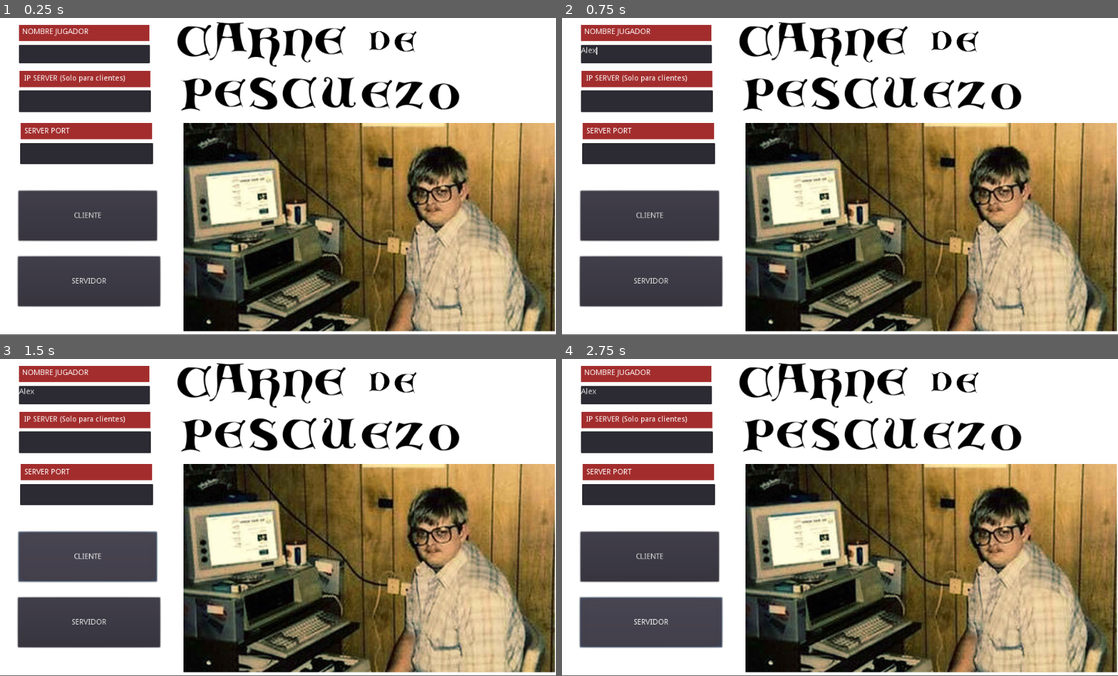
Above: before the commit, frames 1-4 (two rows, left to right).
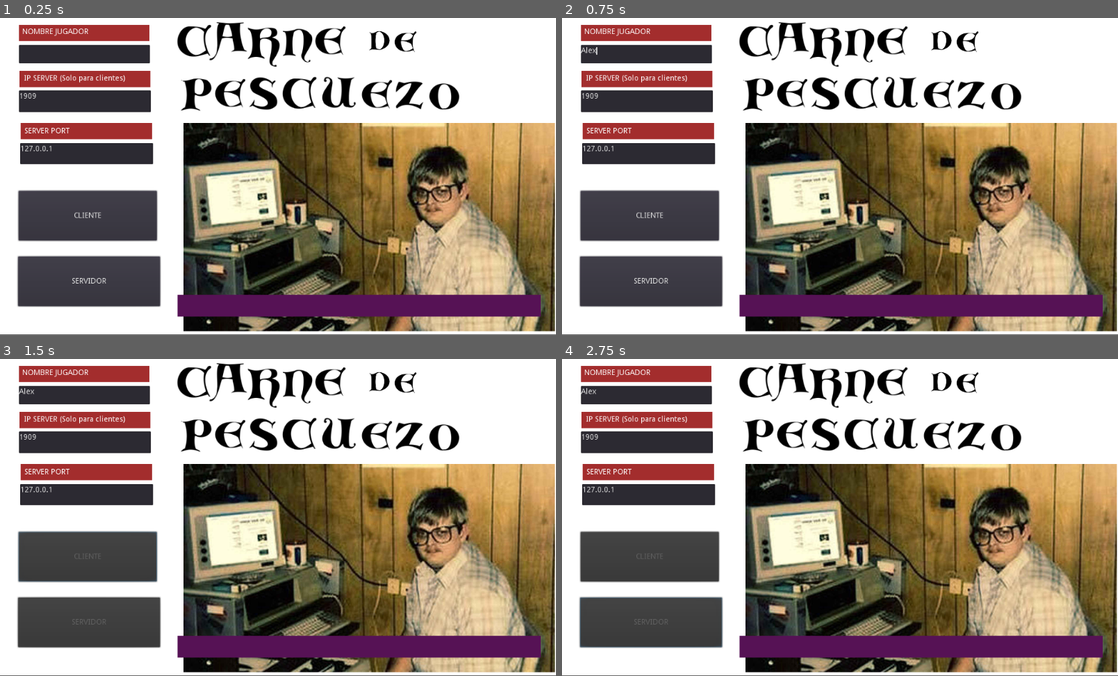
Above: after the commit, the same moments.

Repository: CycloPiStudio/juego_de_rol
Game: Godot game, scene res://escenas/Principal/Principal.tscn
Same seed, same stepped clock (60 frames per second), same inputs: the game is played once before the commit and once after it.
Inputs (mouse positions are in pixels of both pictures, inside the frame that each line leads up to):
- Up to frame 1 (0.25 s): no input
- Up to frame 2 (0.75 s): click (645, 52) at 0.52 s; type "Alex" at 0.6 s
- Up to frame 3 (1.5 s): click "CLIENTE" at 1.25 s
- Up to frame 4 (2.75 s): click (650, 622) at 2 s, where only the run before the commit has a clickable "SERVIDOR"

The runs differ from the first frame. In frame 1, 4.7% of the frame differs, in the area x 3-98%, y 23-95%; in frame 2, 4.7%; in frame 3, 4.8%; in frame 4, 4.8%.

Commit message:
Add files via upload

Diff:
--- a/juego rol/escenas/Principal/Principal.gd
+++ b/juego rol/escenas/Principal/Principal.gd
@@ -1,15 +1,21 @@
 extends Spatial
 
+onready var escenaMenuPrincipal = preload("res://menus/MenuPrincipal/Menuprincipal.tscn")
+#onready var Chat = get_tree().get_root().get_node("Chat")
+#onready var TextEditChat = get_node("Chat/TextEditChat")
 
-onready var escenaMenuPrincipal = preload("res://menus/MenuPrincipal/Menuprincipal.tscn")
+func _ready():
+	PonerEscena(escenaMenuPrincipal)
+
+# Para poner escenas
+func PonerEscena(escena):
+	var node = escena.instance()
+	add_child(node)
+
+# Para quitar escenas
+func QuitarEscena(escena):
+	get_tree().get_root().get_node(escena).queue_free()
 
 
-# Called when the node enters the scene tree for the first time.
-func _ready():
-	var node = escenaMenuPrincipal.instance()
-	add_child(node)
-
-
-# Called every frame. 'delta' is the elapsed time since the previous frame.
-#func _process(delta):
-#	pass
+# dejo anotado abajo en cada script la funcion de quitar de esta escena
+#QuitarEscena("Principal/Menuprincipal")
--- a/juego rol/escenas/Principal/Principal.tscn
+++ b/juego rol/escenas/Principal/Principal.tscn
@@ -1,6 +1,16 @@
-[gd_scene load_steps=2 format=2]
+[gd_scene load_steps=4 format=2]
 
 [ext_resource path="res://escenas/Principal/Principal.gd" type="Script" id=1]
+[ext_resource path="res://menus/chat/Chat.tscn" type="PackedScene" id=2]
+[ext_resource path="res://musica/Without_God_David_Fesliyan.wav" type="AudioStream" id=3]
 
 [node name="Principal" type="Spatial"]
 script = ExtResource( 1 )
+
+[node name="AudioStreamPlayer" type="AudioStreamPlayer" parent="."]
+stream = ExtResource( 3 )
+autoplay = true
+
+[node name="CapaChat" type="CanvasLayer" parent="."]
+
+[node name="Chat" parent="CapaChat" instance=ExtResource( 2 )]
--- a/juego rol/globales/GlobalServer.gd
+++ b/juego rol/globales/GlobalServer.gd
@@ -1,18 +1,27 @@
 extends Node
 var peer = NetworkedMultiplayerENet.new()
-onready var SERVER_IP = "127.0.0.1"
-onready var SERVER_PORT = 1909
-onready var MAX_PLAYERS = 8
+
+onready var JUGADORES_MAX : int = 8
+onready var EscenaPrincipal = get_tree().get_root().get_node("Principal")
+# Player info, associate ID to data
+onready var ListaJugadores : Array = []
+# Info we send to other players
+var Jugador : String
+var TextoChatList : RichTextLabel
+
 
 func create_server(SERVER_PORT):
 
-	peer.create_server(SERVER_PORT, MAX_PLAYERS)
+	peer.create_server(SERVER_PORT, JUGADORES_MAX)
 	get_tree().network_peer = peer
+	EscenaPrincipal.get_node("CapaChat/Chat").MostrarChat(true)
+	# Añado el servidor a la lista de Jugadores
+	ListaJugadores.append({"ID": 1 , "NOMBRE" : Jugador})
+	EscenaPrincipal.get_node("CapaChat/Chat").ResetearTextListaJugadores(ListaJugadores)
 	print("servidor iniciado")
 
 	peer.connect("peer_connected", self, "_Peer_Connected")
 	peer.connect("peer_disconnected", self, "_Peer_Disconnected")
-
 
 
 func create_client(SERVER_IP, SERVER_PORT):
@@ -22,3 +31,72 @@
 	peer.connect("connection_failed", self, "_OnConnectionFailed")
 	peer.connect("connection_succeeded", self, "_OnConnectionSucceeded")
 	peer.connect("server_disconnected" , self, "_OnServerDisconnected")
+
+func _Peer_Connected(id):
+	ServerMandarTextoChat(id,":  se ha conectado")
+
+func _Peer_Disconnected(id):
+	print("jugador: ", id , " desconectado")
+
+func _OnConnectionSucceeded():
+	# el jugador le manda el registro al server
+	var newJugador : String = Jugador
+	MandarRegistroJugador(newJugador)
+	EscenaPrincipal.get_node("CapaChat/Chat").MostrarChat(true)
+
+func _OnConnectionFailed():
+	EscenaPrincipal.get_node("Menuprincipal").PrintInfo("Error de conexion")
+	EscenaPrincipal.get_node("Menuprincipal").desactivarBotones(false)
+
+func _OnServerDisconnected():
+	print("upps")
+
+# el jugador manda el registro del nombre y la id
+func MandarRegistroJugador(nuevoJugador):
+	var ID = get_tree().get_network_unique_id()
+	rpc_id(1,"ReciveRegistroServer", ID, nuevoJugador)
+
+### el servidor recive el Registro del jugador
+remote func ReciveRegistroServer(i , nuevoJugador):
+
+	var Registro : Dictionary = {"ID": i , "NOMBRE" : nuevoJugador}
+	ListaJugadores.append(Registro)
+	print("ListaJugadores : ", ListaJugadores)
+	### el servidor manda la Lista de Jugadores
+	ServidorMandaListaJugadores(ListaJugadores)
+### el servidor manda la Lista a todos los jugadores "0"
+func ServidorMandaListaJugadores(Lista):
+	rpc_id(0,"RecibirListaJugadores", Lista)
+	### reseteo el RichTextLabel "TextListaJugadores" de la escena Chat
+	EscenaPrincipal.get_node("CapaChat/Chat").ResetearTextListaJugadores(Lista)
+# los jugadores reciben la lista
+remote func RecibirListaJugadores(Lista):
+	ListaJugadores = Lista
+	EscenaPrincipal.get_node("CapaChat/Chat").ResetearTextListaJugadores(Lista)
+
+func MandarTextoChat(jug , texto):
+
+	if get_tree().is_network_server():
+		#### el servidor manda el texto
+		jug = Jugador
+		ServerMandarTextoChat(jug, texto)
+
+	else:
+		#### el cliente manda el texto
+		rpc_id(1, "ServerReciveTextoChat", Jugador, texto)
+
+##### el servidor recive texto
+remote func ServerReciveTextoChat(jug , texto):
+	ServerMandarTextoChat(jug, texto)
+
+### el servidor le manda el texto a los clientes
+func ServerMandarTextoChat(jug, texto):
+	rpc_id(0, "RecivirJugadoresChat",jug , texto)
+	AnadirTextoChat(jug, texto)
+### los jugadores reciven el texto
+remote func RecivirJugadoresChat(jug, texto):
+	AnadirTextoChat(jug, texto)
+
+func AnadirTextoChat(jug, texto):
+	EscenaPrincipal.get_node("CapaChat/Chat/TextChat").add_text(str(jug , ": " ,texto))
+	EscenaPrincipal.get_node("CapaChat/Chat/TextChat").newline()
--- a/juego rol/menus/MenuPrincipal/Menuprincipal.gd
+++ b/juego rol/menus/MenuPrincipal/Menuprincipal.gd
@@ -1,16 +1,48 @@
 extends Control
+onready var EscenaPrincipal = get_parent()
+onready var TextEditNOMBRE = get_node("TextEditNOMBRE")
+onready var ClienteBoton = get_node("ButtonCliente")
+onready var ServerBoton = get_node("ButtonServidor")
+onready var Info = get_node("ColorInfo/Info")
+onready var ClienteTextEditSERVER_IP = get_node("PORT")
+onready var ServerTextEditSERVER_PORT = get_node("IPSERVER")
 
-
-# Declare member variables here. Examples:
-# var a = 2
-# var b = "text"
 
 
 # Called when the node enters the scene tree for the first time.
 func _ready():
-	pass # Replace with function body.
+	ClienteTextEditSERVER_IP.set_text("127.0.0.1")
+	ServerTextEditSERVER_PORT.set_text("1909")
 
 
-# Called every frame. 'delta' is the elapsed time since the previous frame.
-#func _process(delta):
-#	pass
+func _on_ButtonServidor_pressed():
+	var SERVER_PORT = int(ServerTextEditSERVER_PORT.get_text())
+
+	if not TextEditNOMBRE.get_text().empty():
+		desactivarBotones(true)
+		GlobalServer.Jugador = TextEditNOMBRE.get_text()
+		GlobalServer.create_server(SERVER_PORT)
+		EscenaPrincipal.get_node("CapaChat/Chat").MostrarChat(true)
+	else:
+		PrintInfo(" Pon un nombre ")
+
+
+func _on_ButtonCliente_pressed():
+	var SERVER_PORT = int(ServerTextEditSERVER_PORT.get_text())
+	var SERVER_IP = ClienteTextEditSERVER_IP.get_text()
+
+	if not TextEditNOMBRE.get_text().empty():
+		desactivarBotones(true)
+		GlobalServer.Jugador = TextEditNOMBRE.get_text()
+		GlobalServer.create_client(SERVER_IP, SERVER_PORT)
+
+	else:
+		PrintInfo(" Pon un nombre ")
+
+func PrintInfo(i):
+	Info.set_text(i)
+	pass
+
+func desactivarBotones(d):
+	ClienteBoton.disabled = d
+	ServerBoton.disabled = d
--- a/juego rol/menus/MenuPrincipal/Menuprincipal.tscn
+++ b/juego rol/menus/MenuPrincipal/Menuprincipal.tscn
@@ -2,7 +2,7 @@
 
 [ext_resource path="res://menus/letras/titulo.tscn" type="PackedScene" id=1]
 [ext_resource path="res://menus/MenuPrincipal/Menuprincipal.gd" type="Script" id=2]
-[ext_resource path="res://menus/imagenes/portada1.jpg" type="Texture" id=3]
+[ext_resource path="res://menus/MenuPrincipal/imagenes/portada1.jpg" type="Texture" id=3]
 
 [node name="Menuprincipal" type="Control"]
 script = ExtResource( 2 )
@@ -120,6 +120,45 @@
 "_edit_use_anchors_": false
 }
 
+[node name="ColorRect6" type="ColorRect" parent="."]
+margin_left = 38.0
+margin_top = 209.0
+margin_right = 280.0
+margin_bottom = 239.0
+color = Color( 0.639216, 0.176471, 0.176471, 1 )
+__meta__ = {
+"_edit_use_anchors_": false
+}
+
+[node name="LabelPORT" type="Label" parent="ColorRect6"]
+margin_left = 7.0
+margin_top = 8.0
+margin_right = 232.0
+margin_bottom = 23.0
+text = "SERVER PORT"
+__meta__ = {
+"_edit_use_anchors_": false
+}
+
+[node name="ColorInfo" type="ColorRect" parent="."]
+margin_left = 327.0
+margin_top = 526.0
+margin_right = 996.0
+margin_bottom = 566.0
+color = Color( 0.337255, 0.0705882, 0.333333, 1 )
+__meta__ = {
+"_edit_use_anchors_": false
+}
+
+[node name="Info" type="Label" parent="ColorInfo"]
+margin_left = 1.0
+margin_top = 5.0
+margin_right = 655.0
+margin_bottom = 36.0
+__meta__ = {
+"_edit_use_anchors_": false
+}
+
 [node name="ButtonCliente" type="Button" parent="."]
 margin_left = 34.0
 margin_top = 334.0
@@ -146,3 +185,5 @@
 margin_right = 119.814
 margin_bottom = -153.019
 rect_scale = Vector2( 0.901725, 0.901725 )
+[connection signal="pressed" from="ButtonCliente" to="." method="_on_ButtonCliente_pressed"]
+[connection signal="pressed" from="ButtonServidor" to="." method="_on_ButtonServidor_pressed"]
--- /dev/null
+++ b/juego rol/menus/chat/Chat.gd
@@ -0,0 +1,23 @@
+extends Popup
+
+
+
+func MostrarChat(valor):
+	visible = valor
+
+
+func _on_ButtonTextoChat_pressed():
+	var ListaPeers = get_tree().multiplayer.get_network_connected_peers()
+	if ListaPeers.size()!=0:
+		if not $TextEditChat.get_text().empty():
+			GlobalServer.MandarTextoChat(GlobalServer.Jugador, $TextEditChat.get_text())
+			$TextEditChat.clear()
+
+func ResetearTextListaJugadores(listjug):
+	$TextListaJugadores.clear()
+	for j in listjug:
+		$TextListaJugadores.add_text(str(j["NOMBRE"]))
+		$TextListaJugadores.newline()
+
+func _on_Button2_pressed():
+	pass # Replace with function body.
--- /dev/null
+++ b/juego rol/menus/chat/Chat.tscn
@@ -0,0 +1,89 @@
+[gd_scene load_steps=2 format=2]
+
+[ext_resource path="res://menus/chat/Chat.gd" type="Script" id=1]
+
+[node name="Chat" type="Popup"]
+margin_left = 214.833
+margin_top = 73.0269
+margin_right = 814.833
+margin_bottom = 523.027
+script = ExtResource( 1 )
+__meta__ = {
+"_edit_use_anchors_": false
+}
+
+[node name="ColorRectBlanco" type="ColorRect" parent="."]
+margin_left = 1.88776
+margin_right = 601.888
+margin_bottom = 450.0
+__meta__ = {
+"_edit_use_anchors_": false
+}
+
+[node name="ColorRectN1" type="ColorRect" parent="."]
+margin_left = 19.0
+margin_top = 9.0
+margin_right = 417.0
+margin_bottom = 350.0
+color = Color( 0.0509804, 0.0470588, 0.0470588, 1 )
+__meta__ = {
+"_edit_use_anchors_": false
+}
+
+[node name="ColorRectN2" type="ColorRect" parent="."]
+margin_left = 429.0
+margin_top = 9.0
+margin_right = 590.0
+margin_bottom = 347.0
+color = Color( 0.0509804, 0.0470588, 0.0470588, 1 )
+__meta__ = {
+"_edit_use_anchors_": false
+}
+
+[node name="TextEditChat" type="LineEdit" parent="."]
+margin_left = 21.0
+margin_top = 357.0
+margin_right = 403.0
+margin_bottom = 398.0
+text = "Hola
+"
+caret_blink = true
+caret_blink_speed = 0.5
+__meta__ = {
+"_edit_use_anchors_": false
+}
+
+[node name="ButtonTextoChat" type="Button" parent="."]
+margin_left = 21.0
+margin_top = 403.0
+margin_right = 403.0
+margin_bottom = 442.0
+text = "Mandar texto"
+__meta__ = {
+"_edit_use_anchors_": false
+}
+
+[node name="Button2" type="Button" parent="."]
+margin_left = 415.0
+margin_top = 359.0
+margin_right = 584.0
+margin_bottom = 442.0
+__meta__ = {
+"_edit_use_anchors_": false
+}
+
+[node name="TextChat" type="RichTextLabel" parent="."]
+margin_left = 37.0
+margin_top = 29.0
+margin_right = 399.0
+margin_bottom = 334.0
+__meta__ = {
+"_edit_use_anchors_": false
+}
+
+[node name="TextListaJugadores" type="RichTextLabel" parent="."]
+margin_left = 446.0
+margin_top = 39.0
+margin_right = 573.0
+margin_bottom = 324.0
+[connection signal="pressed" from="ButtonTextoChat" to="." method="_on_ButtonTextoChat_pressed"]
Binary file added: juego rol/menus/MenuPrincipal/imagenes/portada1.jpg
Not shown, added: juego rol/menus/MenuPrincipal/imagenes/portada1.jpg.import
Not shown, added: juego rol/musica/Without_God_David_Fesliyan.wav.import
Not shown, added: juego rol/musica/Without_God_David_Fesliyan.wav
